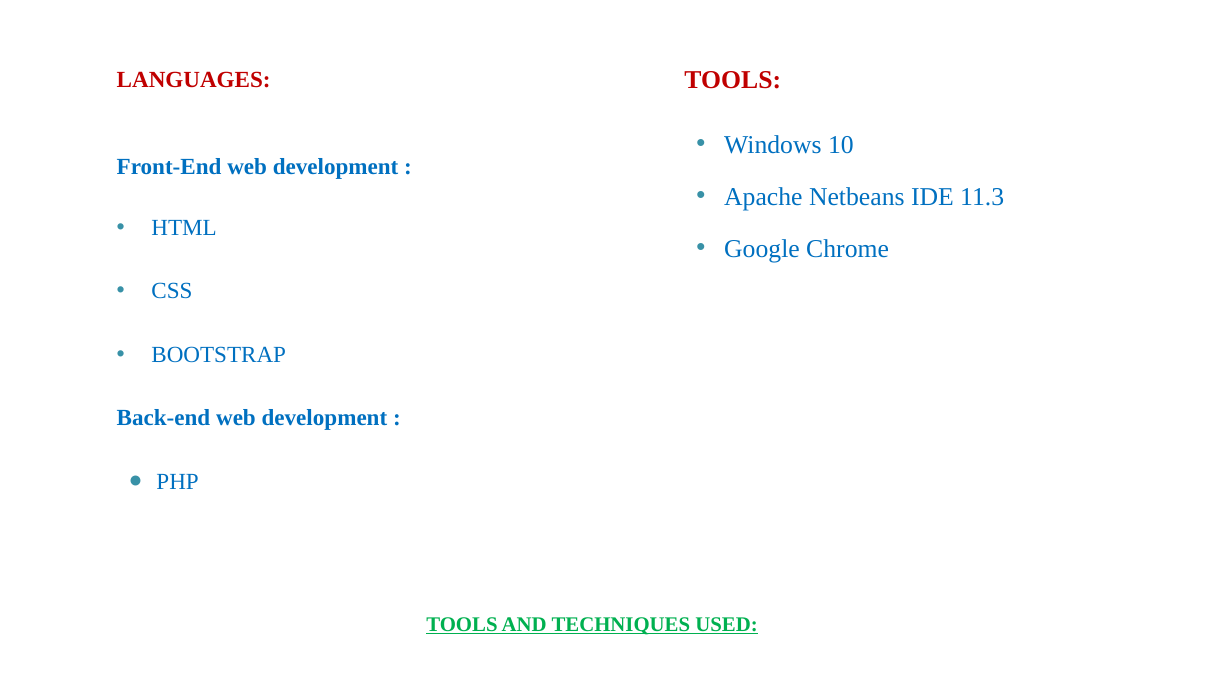
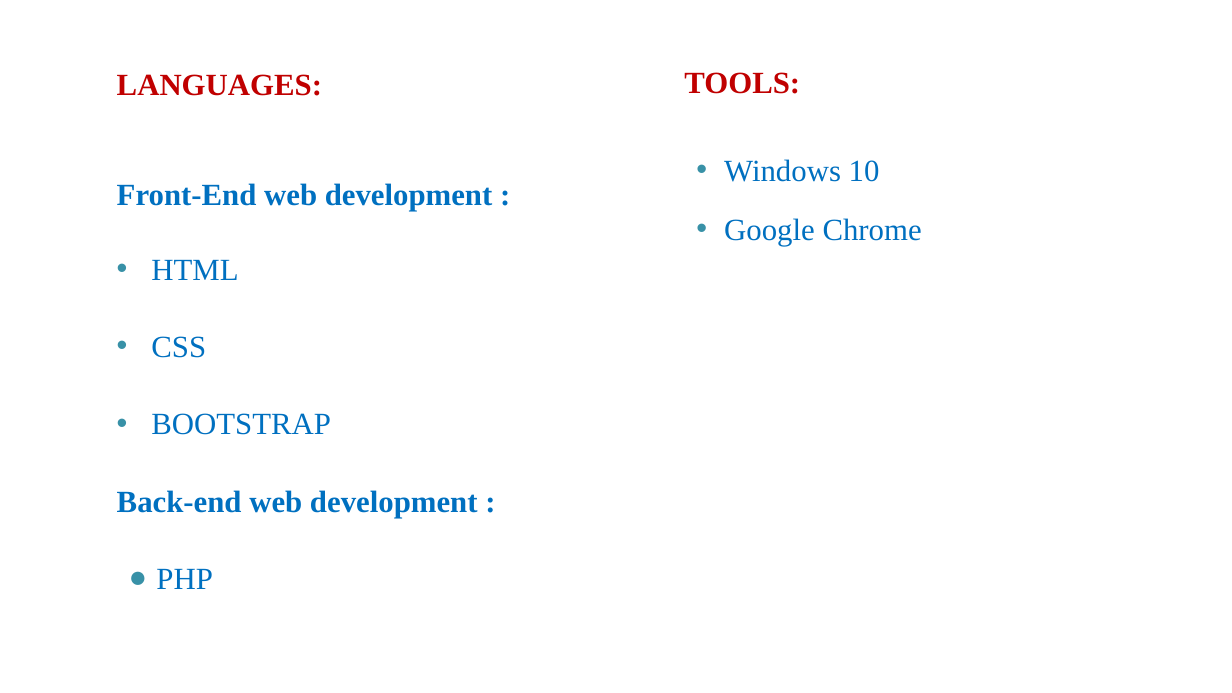
Before and after one commit to 0124hitesh/Web_Development, a slide deck: slide 4 of Summer Training Presentation.pptx. Drawn at 1232x693 pixels with LibreOffice and Linux fonts; fonts in the diff are those of the drawing; background and template pictures are left out. Boxes give left, top, right and bottom in pixels: in the first picture for what was removed or moved away, otherwise in the second. Text is boxed around its words. In the diff, an @@ line names an element or a change of style, - is before the commit and + after.

```diff
--- a/Summer Training Presentation.pptx
+++ b/Summer Training Presentation.pptx
@@ text "TOOLS:" resized from (x1=676, y1=58, x2=1114, y2=579) to (x1=676, y1=58, x2=1114, y2=648) @@
@@ text "TOOLS:" at (x1=676, y1=58, x2=1114, y2=648): size 20 to 24 pt @@
@@ text "LANGUAGES:" resized from (x1=107, y1=60, x2=545, y2=579) to (x1=107, y1=60, x2=545, y2=649) @@
@@ text "LANGUAGES:" at (x1=107, y1=60, x2=545, y2=649): size 18 to 24 pt @@
@@ text at (x1=724, y1=187, x2=1004, y2=210): paragraph removed @@
-• Apache Netbeans IDE 11.3
@@ title removed at (x1=426, y1=617, x2=757, y2=635) @@
-TOOLS AND TECHNIQUES USED:
```
Also in this commit, not shown: 6 other slides changed, 2 other files.
